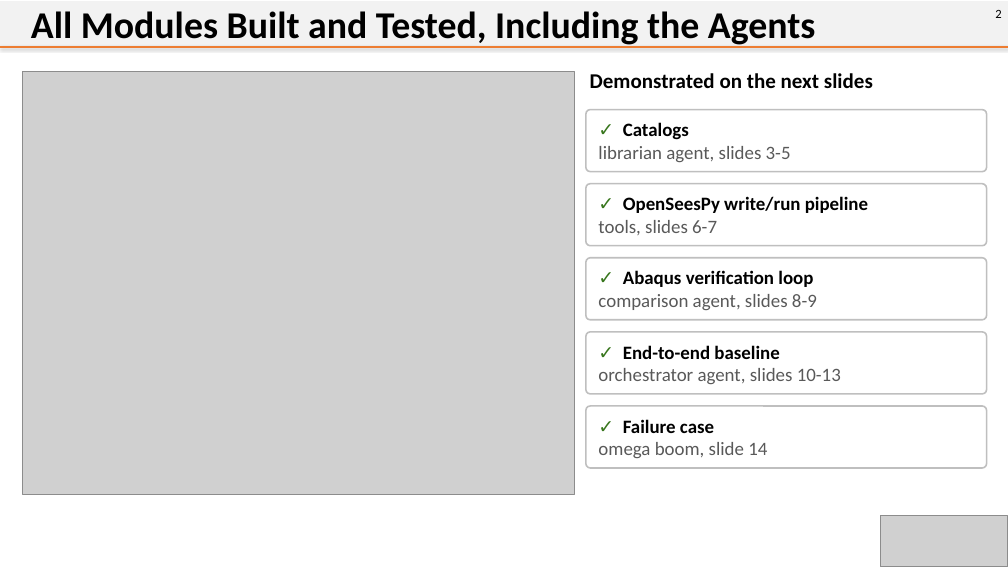
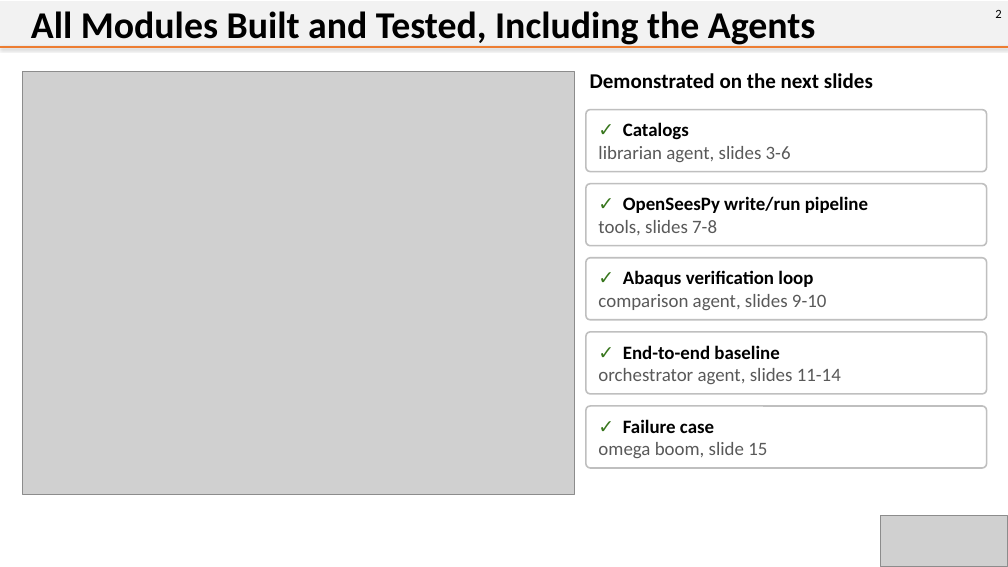
Before and after one commit to citgitfr/BenazzoVenkatadri_ThinShellSims, a slide deck: slide 2 of Lab Report 3/Lab Report 3 Demonstration of Agent System.pptx. Drawn at 1008x567 pixels with LibreOffice and Linux fonts; fonts in the diff are those of the drawing; grey boxes stand for pictures. Boxes give left, top, right and bottom in pixels: in the first picture for what was removed or moved away, otherwise in the second. Text is boxed around its words. In the diff, an @@ line names an element or a change of style, - is before the commit and + after.

```diff
--- a/Lab Report 3/Lab Report 3 Demonstration of Agent System.pptx
+++ b/Lab Report 3/Lab Report 3 Demonstration of Agent System.pptx
@@ text in rounded rectangle at [598, 146, 791, 162]: text changed @@
-librarian agent, slides 3-5
+librarian agent, slides 3-6
@@ text in rounded rectangle at [598, 220, 717, 235]: text changed @@
-tools, slides 6-7
+tools, slides 7-8
@@ text in rounded rectangle at [598, 294, 826, 310]: text changed @@
-comparison agent, slides 8-9
+comparison agent, slides 9-10
@@ text in rounded rectangle at [598, 368, 841, 384]: text changed @@
-orchestrator agent, slides 10-13
+orchestrator agent, slides 11-14
@@ text in rounded rectangle at [598, 442, 767, 458]: text changed @@
-omega boom, slide 14
+omega boom, slide 15
```
Also in this commit, not shown: 12 other slides changed, 1 slide added, 9 other files.
